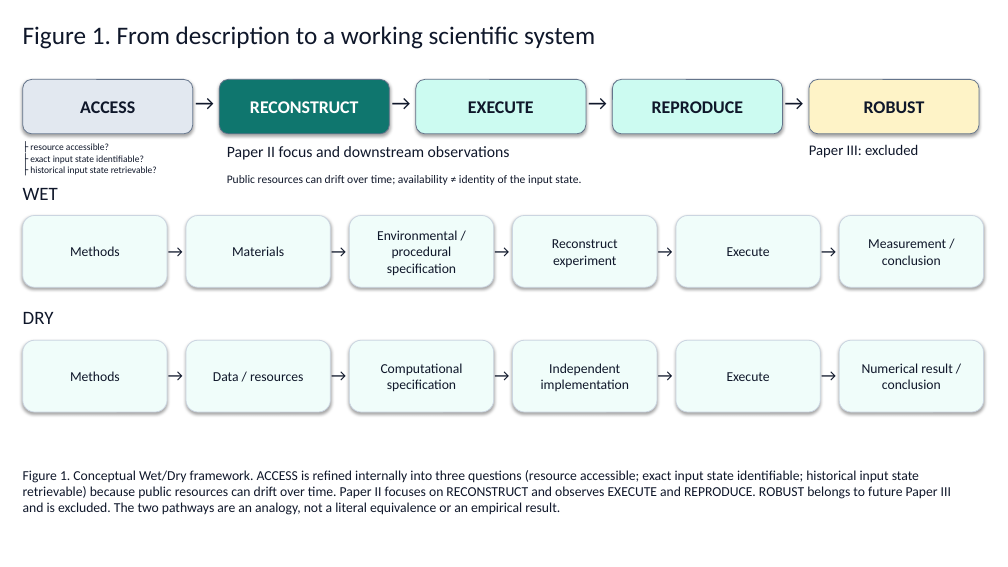
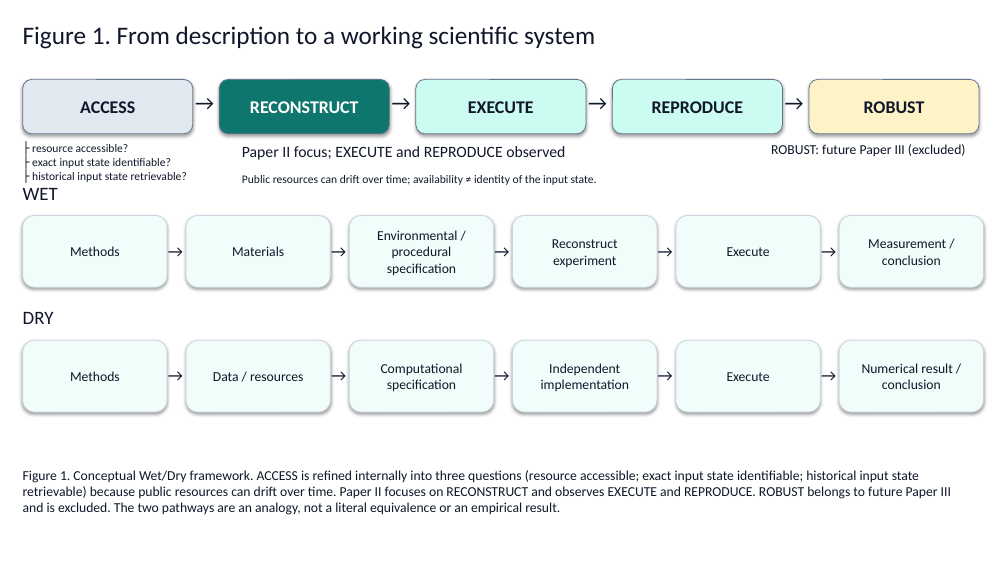
Before and after one commit to bougtoir/reproducibility-crisis-commercial-software, a slide deck: slide 1 of paper2_reconstruction/manuscript/Figures_editable_EN.pptx. Drawn at 1008x567 pixels with LibreOffice and Linux fonts; fonts in the diff are those of the drawing. Boxes give left, top, right and bottom in pixels: in the first picture for what was removed or moved away, otherwise in the second. Text is boxed around its words. In the diff, an @@ line names an element or a change of style, - is before the commit and + after.

```diff
--- a/paper2_reconstruction/manuscript/Figures_editable_EN.pptx
+++ b/paper2_reconstruction/manuscript/Figures_editable_EN.pptx
@@ text "├ resource accessible?" at [32,144,187,182]: size 9 to 11 pt @@
@@ text at [242,146,565,160]: text changed @@
-Paper II focus and downstream observations
+Paper II focus; EXECUTE and REPRODUCE observed
@@ text at [771,144,966,157]: text changed; size 14 to 13 pt @@
-Paper III: excluded
+ROBUST: future Paper III (excluded)
@@ text "Public resources can drift over ...": place and size @@
-text "Public resources can drift over ..." at [227,175,581,185]
+text "Public resources can drift over ..." at [242,175,597,185]
```
Also in this commit, not shown: 14 other files.
